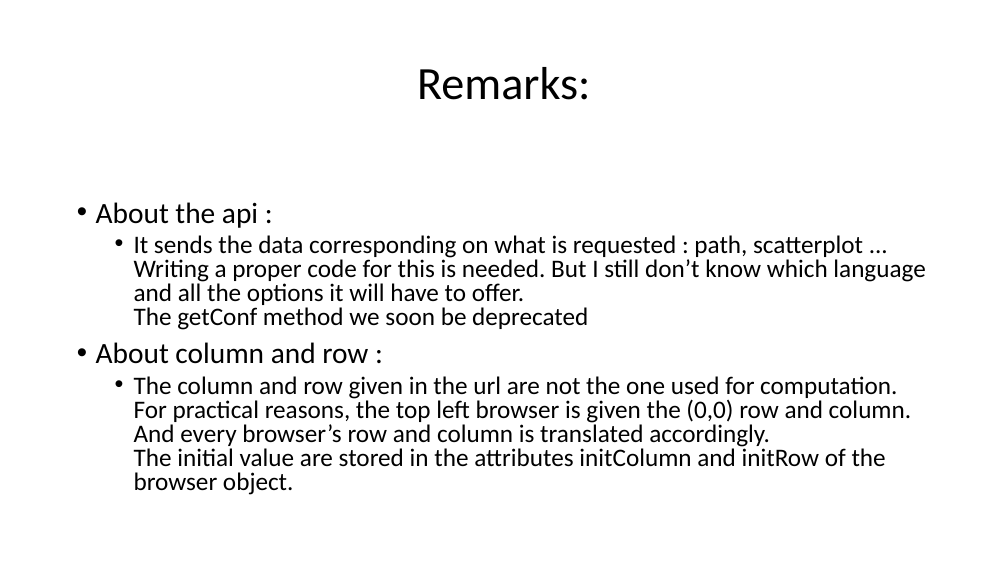
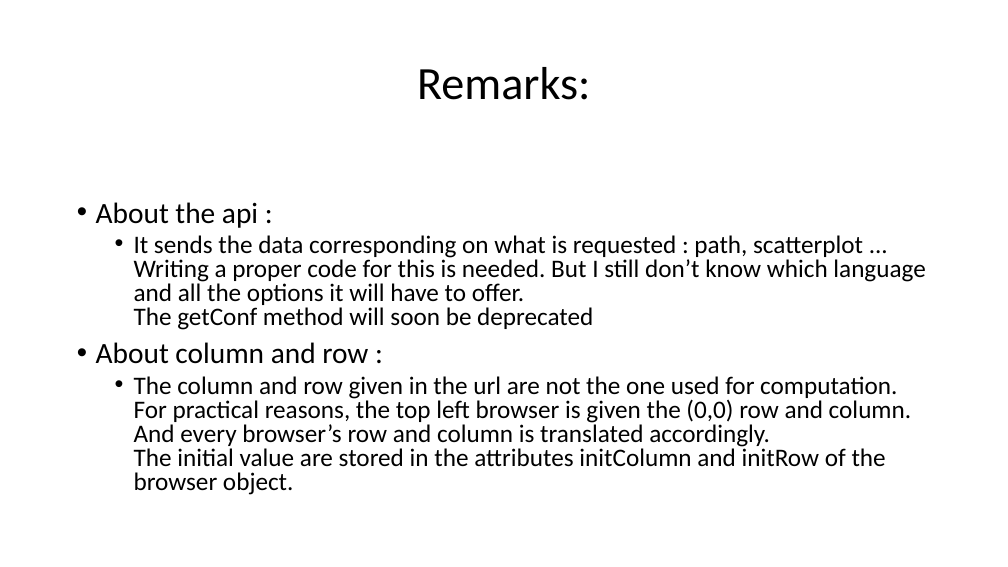
Before and after one commit to theevann/DD3, a slide deck: slide 14 of DD3.pptx. Drawn at 1008x567 pixels with LibreOffice and Linux fonts; fonts in the diff are those of the drawing. Boxes give left, top, right and bottom in pixels: in the first picture for what was removed or moved away, otherwise in the second. Text is boxed around its words. In the diff, an @@ line names an element or a change of style, - is before the commit and + after.

Commit message:
typos correction

```diff
--- a/DD3.pptx
+++ b/DD3.pptx
@@ text at (134,235,925,330): text changed @@
-  • It sends the data corresponding on what is requested : path, scatterplot ...
-    Writing a proper code for this is needed. But I still don’t know which language and all the options it will have to offer.
-    The getConf method we soon be deprecated
+  • It sends the data corresponding on what is requested : path, scatterplot ...
+    Writing a proper code for this is needed. But I still don’t know which language and all the options it will have to offer.
+    The getConf method will soon be deprecated
```
Also in this commit, not shown: 2 other slides changed.
